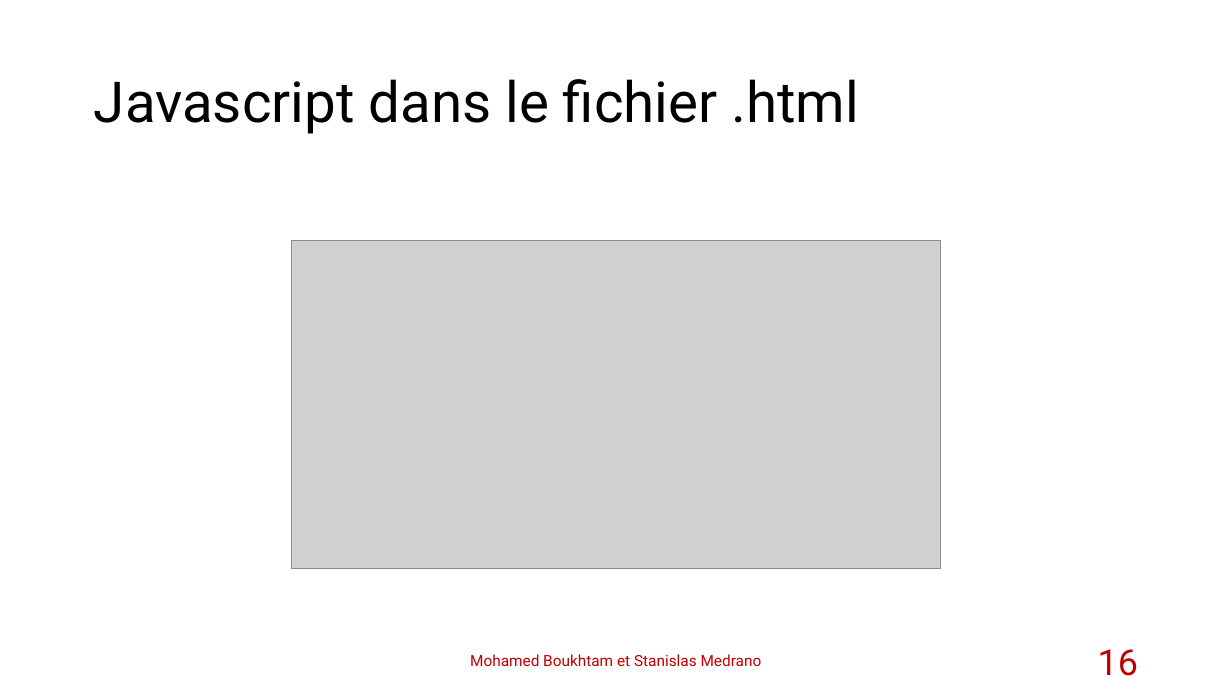
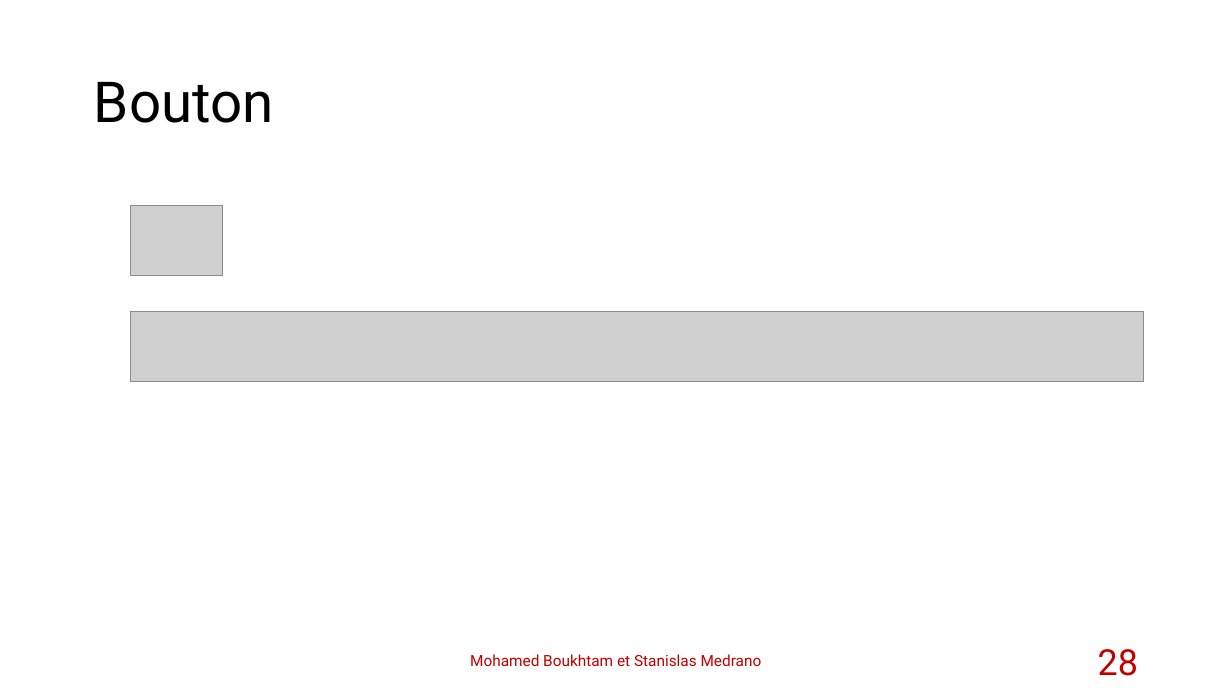
Before and after one commit to stanfrbd/stcodin, a slide deck: slide 28 of documents/Projet_Codin_StanislasMedrano_MohamedBoukhtam.pptx (slide 16 before the commit). Drawn at 1232x693 pixels with LibreOffice and Linux fonts; fonts in the diff are those of the drawing; grey boxes stand for pictures; background and template pictures are left out. Boxes give left, top, right and bottom in pixels: in the first picture for what was removed or moved away, otherwise in the second. Text is boxed around its words. In the diff, an @@ line names an element or a change of style, - is before the commit and + after.

```diff
--- a/documents/Projet_Codin_StanislasMedrano_MohamedBoukhtam.pptx
+++ b/documents/Projet_Codin_StanislasMedrano_MohamedBoukhtam.pptx
@@ title at [94, 82, 274, 123]: text changed @@
-Javascript dans le fichier .html
+Bouton
@@ picture added at [130, 205, 222, 275] @@
@@ picture removed at [291, 240, 941, 568] @@
@@ picture added at [130, 311, 1143, 382] @@
@@ page number at [1098, 649, 1138, 676]: text changed @@
-16
+28
```
Also in this commit, not shown: 2 other slides changed, 13 slides added, 4 other files.
